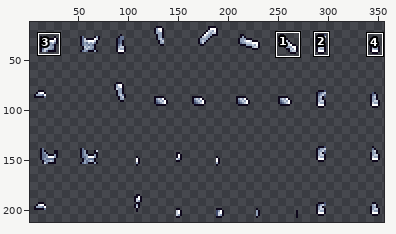
A sprite sheet gets an edit: Content/Items/Armor/BrightSteelArmor/BrightSteelChestplate_Body.png. The first picture is a wide view before the edit; the outline marks the close-up.
Close-up. The starting point:
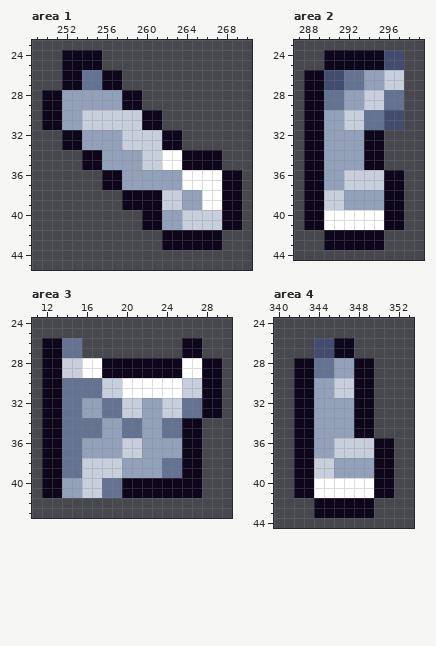
The file is 360x224 pixels. Shown: area 1: x 249..270, y 23..45; area 2: x 287..299, y 23..44; area 3: x 11..30, y 24..43; area 4: x 340..353, y 24..44. The wide view leaves out empty margins. The commit also changed other parts of the picture, which this record leaves out.
After the commit:
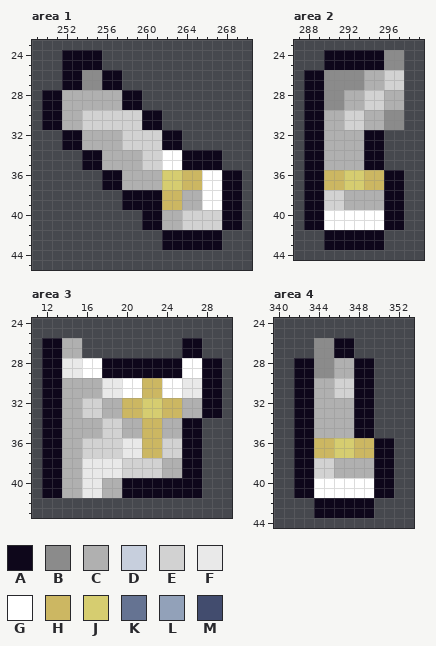
Palette (. is transparent): A #0e071b  B #8b8b8b  C #b0b0b0  D #c7cfdd  E #d2d2d2  F #e9e9e9  G #ffffff  H #ccb762  J #d6cd70  K #657392  L #92a1b9  M #424c6e
Difference:
{"where": "area 1"}
{"y":26,"x":254,"old":"KK","new":"BB"}
{"y":27,"x":254,"old":"KK","new":"BB"}
{"y":28,"x":252,"old":"LLLLLL","new":"CCCCCC"}
{"y":29,"x":252,"old":"LLLLLL","new":"CCCCCC"}
{"y":30,"x":252,"old":"LLDDDDDD","new":"CCEEEEEE"}
{"y":31,"x":252,"old":"LLDDDDDD","new":"CCEEEEEE"}
{"y":32,"x":254,"old":"LLLLDDDD","new":"CCCCEEEE"}
{"y":33,"x":254,"old":"LLLLDDDD","new":"CCCCEEEE"}
{"y":34,"x":256,"old":"LLLLDD","new":"CCCCEE"}
{"y":35,"x":256,"old":"LLLLDD","new":"CCCCEE"}
{"y":36,"x":258,"old":"LLLLLLGG","new":"CCCCJJHH"}
{"y":37,"x":258,"old":"LLLLLLGG","new":"CCCCJJHH"}
{"y":38,"x":262,"old":"DDLL","new":"HHCC"}
{"y":39,"x":262,"old":"DDLL","new":"HHCC"}
{"y":40,"x":262,"old":"LLDDDD","new":"CCEEEE"}
{"y":41,"x":262,"old":"LLDDDD","new":"CCEEEE"}
{"where": "area 2"}
{"y":24,"x":296,"old":"MM","new":"BB"}
{"y":25,"x":296,"old":"MM","new":"BB"}
{"y":26,"x":290,"old":"MMKKLLDD","new":"BBBBCCEE"}
{"y":27,"x":290,"old":"MMKKLLDD","new":"BBBBCCEE"}
{"y":28,"x":290,"old":"KKLLDDKK","new":"BBCCEECC"}
{"y":29,"x":290,"old":"KKLLDDKK","new":"BBCCEECC"}
{"y":30,"x":290,"old":"LLDDKKMM","new":"CCEECCBB"}
{"y":31,"x":290,"old":"LLDDKKMM","new":"CCEECCBB"}
{"y":32,"x":290,"old":"LLLL","new":"CCCC"}
{"y":33,"x":290,"old":"LLLL","new":"CCCC"}
{"y":34,"x":290,"old":"LLLL","new":"CCCC"}
{"y":35,"x":290,"old":"LLLL","new":"CCCC"}
{"y":36,"x":290,"old":"LLDDDD","new":"HHJJHH"}
{"y":37,"x":290,"old":"LLDDDD","new":"HHJJHH"}
{"y":38,"x":290,"old":"DDLLLL","new":"EECCCC"}
{"y":39,"x":290,"old":"DDLLLL","new":"EECCCC"}
{"where": "area 3"}
{"y":26,"x":14,"old":"KK","new":"CC"}
{"y":27,"x":14,"old":"KK","new":"CC"}
{"y":28,"x":14,"old":"DD","new":"FF"}
{"y":29,"x":14,"old":"DD","new":"FF"}
{"y":30,"x":14,"old":"KKKKDD","new":"CCCCFF"}
{"y":30,"x":22,"old":"GG","new":"HH"}
{"y":30,"x":26,"old":"DD","new":"FF"}
{"y":31,"x":14,"old":"KKKKDD","new":"CCCCFF"}
{"y":31,"x":22,"old":"GG","new":"HH"}
{"y":31,"x":26,"old":"DD","new":"FF"}
{"y":32,"x":14,"old":"KKLLKKDDLLDDKK","new":"CCEECCHHJJHHCC"}
{"y":33,"x":14,"old":"KKLLKKDDLLDDKK","new":"CCEECCHHJJHHCC"}
{"y":34,"x":14,"old":"KKKKLLKKLLKK","new":"CCCCEECCHHCC"}
{"y":35,"x":14,"old":"KKKKLLKKLLKK","new":"CCCCEECCHHCC"}
{"y":36,"x":14,"old":"KKLLLLDDLLLL","new":"CCEEEEFFHHEE"}
{"y":37,"x":14,"old":"KKLLLLDDLLLL","new":"CCEEEEFFHHEE"}
{"y":38,"x":14,"old":"KKDDDDLLLLKK","new":"CCFFFFEEEECC"}
{"y":39,"x":14,"old":"KKDDDDLLLLKK","new":"CCFFFFEEEECC"}
{"y":40,"x":14,"old":"LLDDKK","new":"CCFFCC"}
{"y":41,"x":14,"old":"LLDDKK","new":"CCFFCC"}
{"where": "area 4"}
{"y":26,"x":344,"old":"MM","new":"BB"}
{"y":27,"x":344,"old":"MM","new":"BB"}
{"y":28,"x":344,"old":"KKLL","new":"BBCC"}
{"y":29,"x":344,"old":"KKLL","new":"BBCC"}
{"y":30,"x":344,"old":"LLDD","new":"CCEE"}
{"y":31,"x":344,"old":"LLDD","new":"CCEE"}
{"y":32,"x":344,"old":"LLLL","new":"CCCC"}
{"y":33,"x":344,"old":"LLLL","new":"CCCC"}
{"y":34,"x":344,"old":"LLLL","new":"CCCC"}
{"y":35,"x":344,"old":"LLLL","new":"CCCC"}
{"y":36,"x":344,"old":"LLDDDD","new":"HHJJHH"}
{"y":37,"x":344,"old":"LLDDDD","new":"HHJJHH"}
{"y":38,"x":344,"old":"DDLLLL","new":"EECCCC"}
{"y":39,"x":344,"old":"DDLLLL","new":"EECCCC"}
{"label":"changed","picture_box":[62,70,222,230]}
{"label":"changed","picture_box":[324,50,404,210]}
{"label":"changed","picture_box":[62,338,202,498]}
{"label":"changed","picture_box":[314,338,374,478]}
